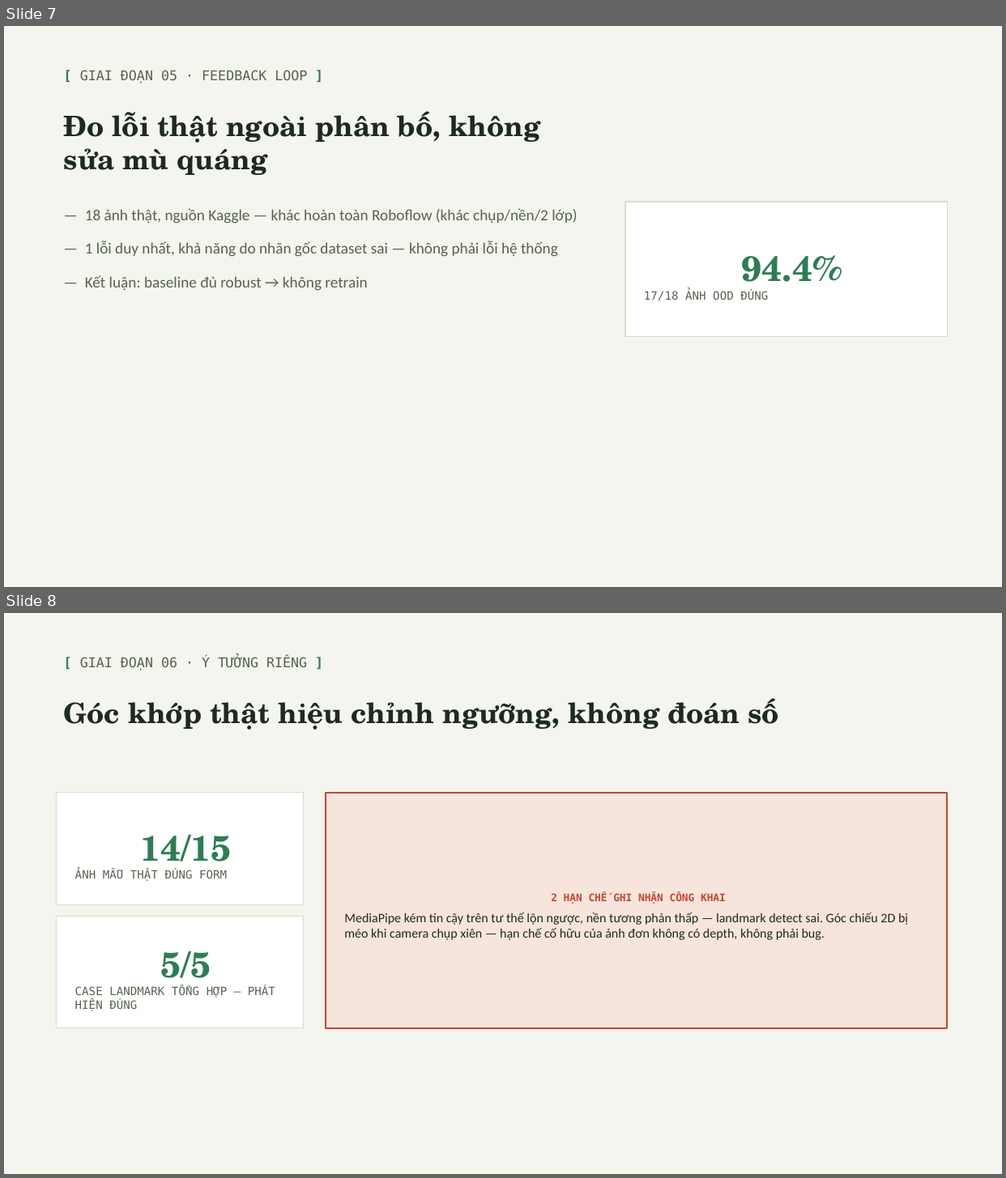
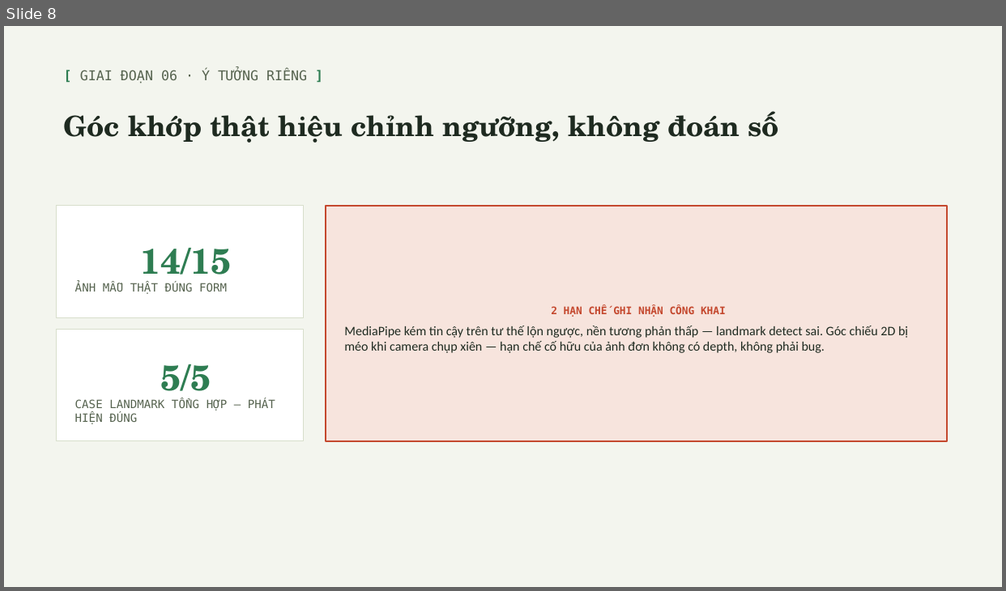
Before and after one commit to tom-the-prgrmr/computer-vision-project, a slide deck: docs/slides/presentation.pptx. Shown one above the other, each under a label of ours: slides 7 and 8 before the commit, slide 8 after it. The pictures are 1006x1178 and 1006x591 pixels, drawn with LibreOffice and Linux fonts; fonts in the diff are those of the drawing. Boxes give left, top, right and bottom in pixels: in the first picture for what was removed or moved away, otherwise in the second. Text is boxed around its words. In the diff, an @@ line names an element or a change of style, - is before the commit and + after.

```diff
--- a/docs/slides/presentation.pptx
+++ b/docs/slides/presentation.pptx
@@ slide 7 removed at (4,26,1002,587), background #F3F5EE @@
@@ text removed at (80,70,307,84) @@
-[ GIAI ĐOẠN 05 · FEEDBACK LOOP ]
@@ text removed at (64,111,540,175) @@
-Đo lỗi thật ngoài phân bố, không sửa mù quáng
@@ text removed at (85,208,577,291) @@
-— 18 ảnh thật, nguồn Kaggle — khác hoàn toàn Roboflow (khác chụp/nền/2 lớp)
-— 1 lỗi duy nhất, khả năng do nhãn gốc dataset sai — không phải lỗi hệ thống
-— Kết luận: baseline đủ robust → không retrain
@@ rectangle removed at (625,202,948,337) @@
-94.4%
-17/18 ẢNH OOD ĐÚNG
```
Also in this commit, not shown: 1 slide changed, 5 slides added, 4 other slides removed, 11 other files.
